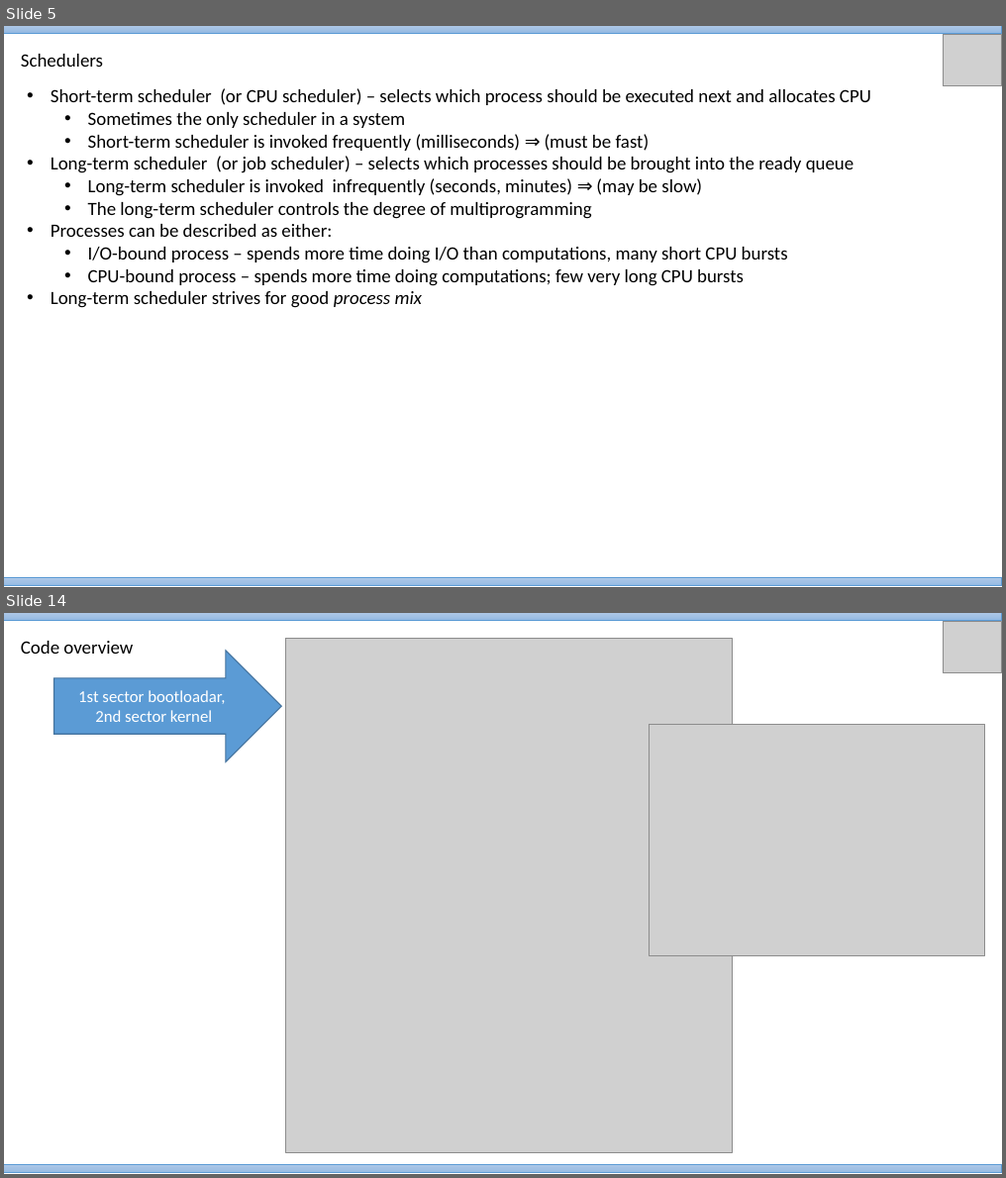
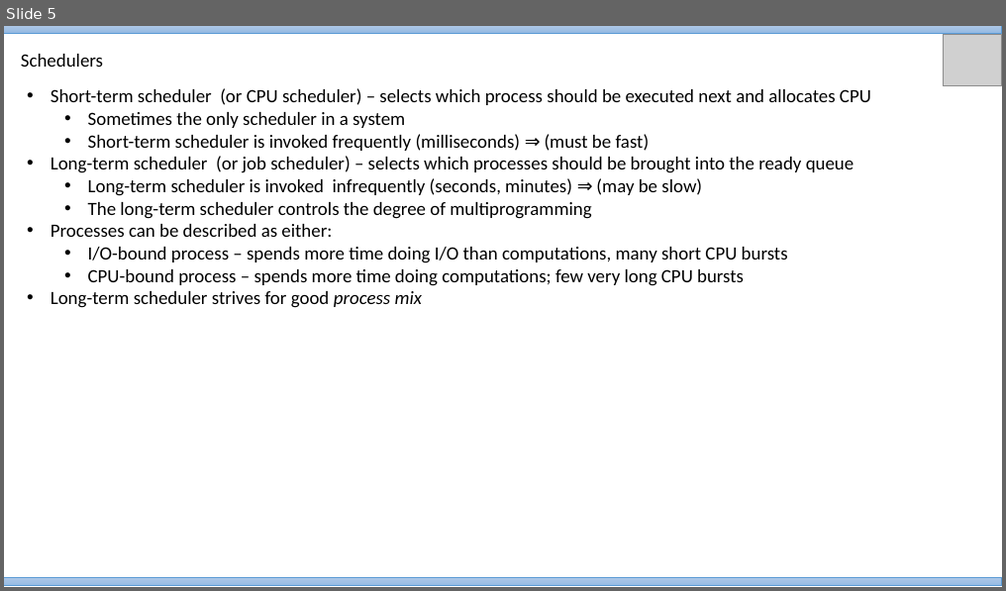
Before and after one commit to VineethBS/vineethbs.github.io, a slide deck: 2017_AV224/Material/Lecture_29.pptx. Shown one above the other, each under a label of ours: slides 5 and 14 before the commit, slide 5 after it; the slides between them are not shown. The pictures are 1006x1178 and 1006x591 pixels, drawn with LibreOffice and Linux fonts; fonts in the diff are those of the drawing; grey boxes stand for pictures. Boxes give left, top, right and bottom in pixels: in the first picture for what was removed or moved away, otherwise in the second. Text is boxed around its words. In the diff, an @@ line names an element or a change of style, - is before the commit and + after.

```diff
--- a/2017_AV224/Material/Lecture_29.pptx
+++ b/2017_AV224/Material/Lecture_29.pptx
@@ slide 14 removed at [4,613,1002,1174], background #FFFFFF @@
@@ rectangle removed at [4,613,1002,621] @@
@@ text removed at [21,641,133,654] @@
-Code overview
@@ picture removed at [285,638,733,1153] @@
@@ picture removed at [943,622,1001,672] @@
@@ right arrow removed at [54,651,282,761] @@
-1st sector bootloadar,
-2nd sector kernel
@@ picture removed at [648,725,985,956] @@
@@ rectangle removed at [4,1164,1002,1173] @@
```
Also in this commit, not shown: 1 slide changed, 2 slides added, 9 other slides removed, 4 other files.
